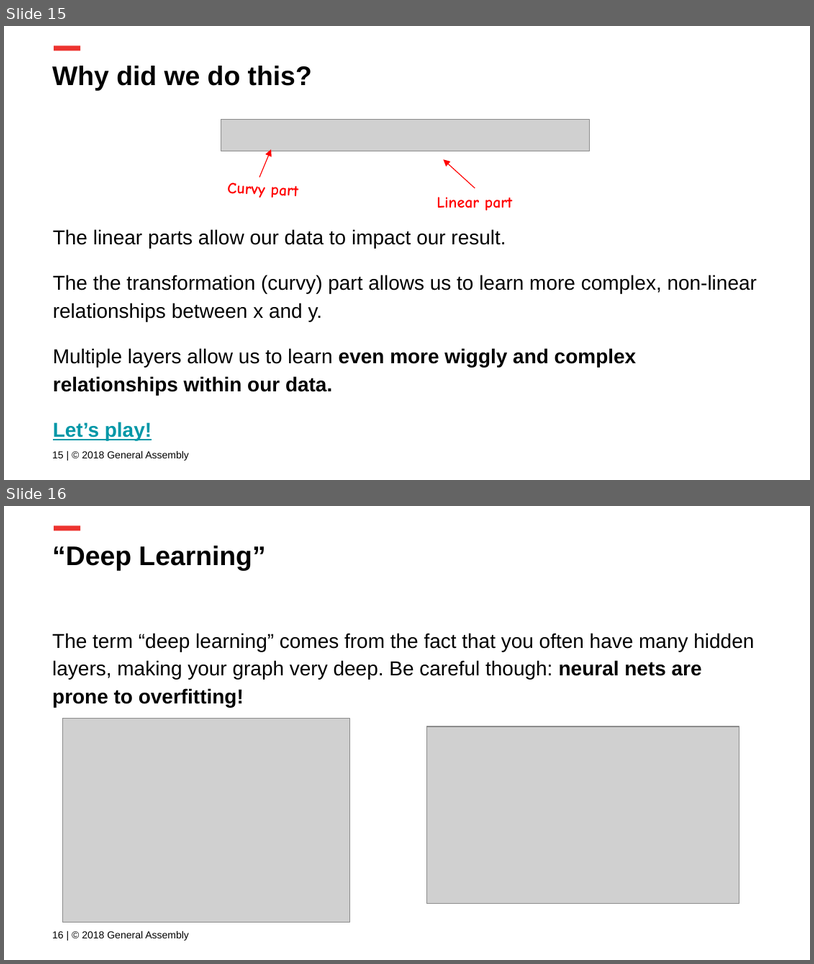
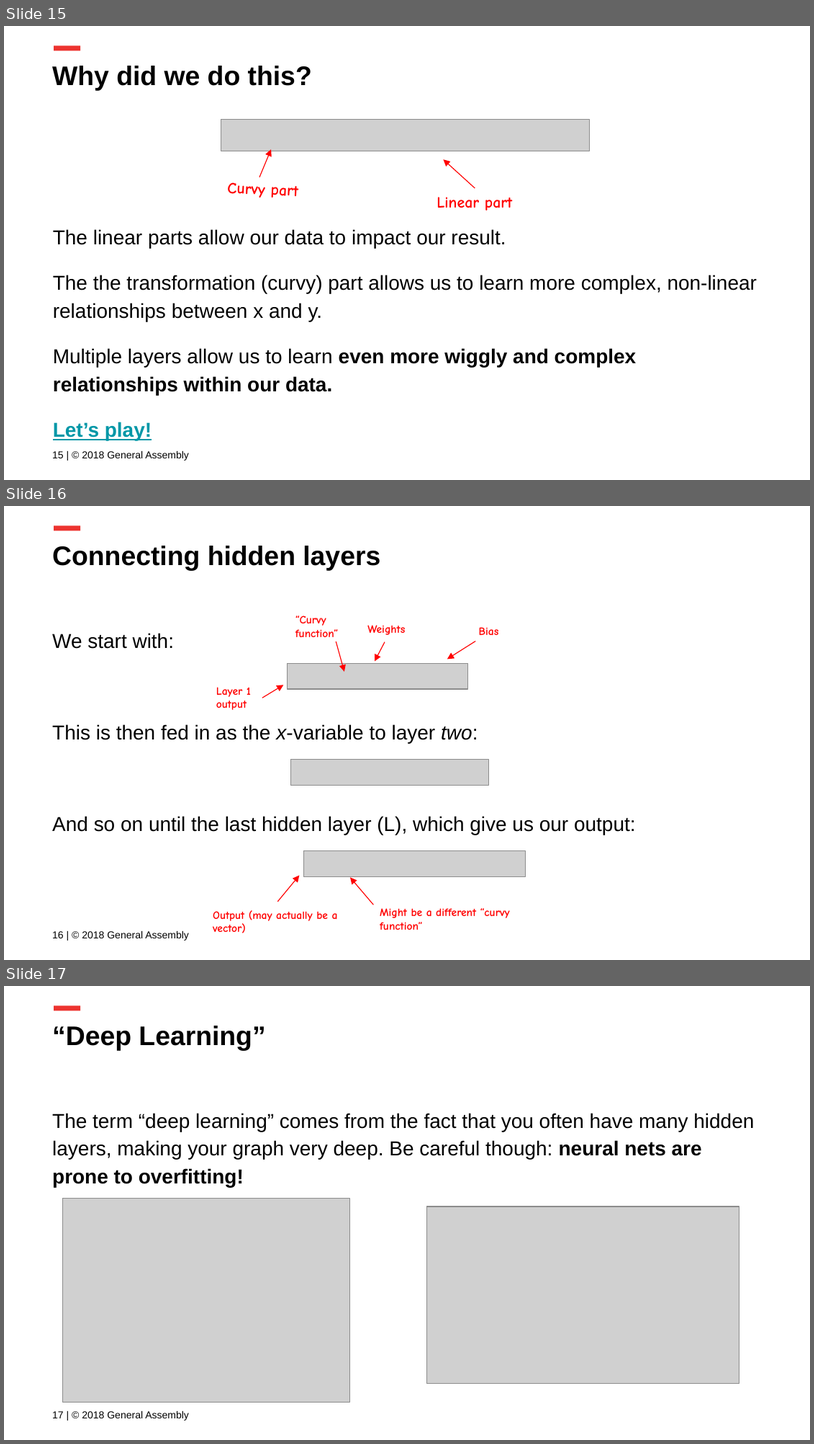
Before and after one commit to ga-curriculum/lesson-intro-nn, a slide deck: Intro to NNs.pptx. Shown one above the other, each under a label of ours: slides 15 and 16 before the commit, slides 15, 16 and 17 after it. The pictures are 814x964 and 814x1444 pixels, drawn with LibreOffice and Linux fonts; fonts in the diff are those of the drawing; grey boxes stand for pictures; background and template pictures are left out. Boxes give left, top, right and bottom in pixels: in the first picture for what was removed or moved away, otherwise in the second. Text is boxed around its words. In the diff, an @@ line names an element or a change of style, - is before the commit and + after.

```diff
--- a/Intro to NNs.pptx
+++ b/Intro to NNs.pptx
@@ slide 16 added at box(4, 506, 810, 960), background #FFFFFF; not listed: 1 template element that a slide beside it also shows @@
@@ title added at box(52, 546, 381, 571), 24 pt, text #000000, bold @@
+Connecting hidden layers
@@ text added at box(52, 633, 636, 834), 18 pt, text #000000 @@
+We start with:
+This is then fed in as the x-variable to layer two:
+And so on until the last hidden layer (L), which give us our output:
@@ text added at box(296, 615, 339, 637), 10 pt, text #FF0000, bold @@
+“Curvy function”
@@ text added at box(368, 625, 405, 635), 10 pt, text #FF0000, bold @@
+Weights
@@ text added at box(479, 627, 499, 635), 10 pt, text #FF0000, bold @@
+Bias
@@ arrow added from (336, 641) to (345, 672), #FF0000 0.75 pt @@
@@ arrow added from (385, 641) to (375, 661), #FF0000 0.75 pt @@
@@ arrow added from (476, 641) to (448, 659), #FF0000 0.75 pt @@
@@ picture added at box(287, 663, 468, 689) @@
@@ text added at box(216, 687, 251, 710), 10 pt, text #FF0000, bold @@
+Layer 1 output
@@ arrow added from (262, 698) to (284, 685), #FF0000 0.75 pt @@
@@ picture added at box(291, 759, 489, 785) @@
@@ picture added at box(304, 850, 526, 876) @@
@@ arrow added from (278, 901) to (299, 875), #FF0000 0.75 pt @@
@@ arrow added from (373, 904) to (350, 877), #FF0000 0.75 pt @@
@@ text added at box(213, 910, 338, 933), 10 pt, text #FF0000, bold @@
+Output (may actually be a vector)
@@ text added at box(380, 908, 510, 929), 10 pt, text #FF0000, bold @@
+Might be a different “curvy function”
@@ text added at box(52, 931, 189, 940), 9 pt, text #000000 @@
+16 | © 2018 General Assembly
@@ what was slide 16 is now slide 17 @@
@@ text at box(52, 1411, 189, 1420): text changed @@
-16 | © 2018 General Assembly
+17 | © 2018 General Assembly
```
Also in this commit, not shown: 1 slide changed, 1 other slide added, 1 other file.
